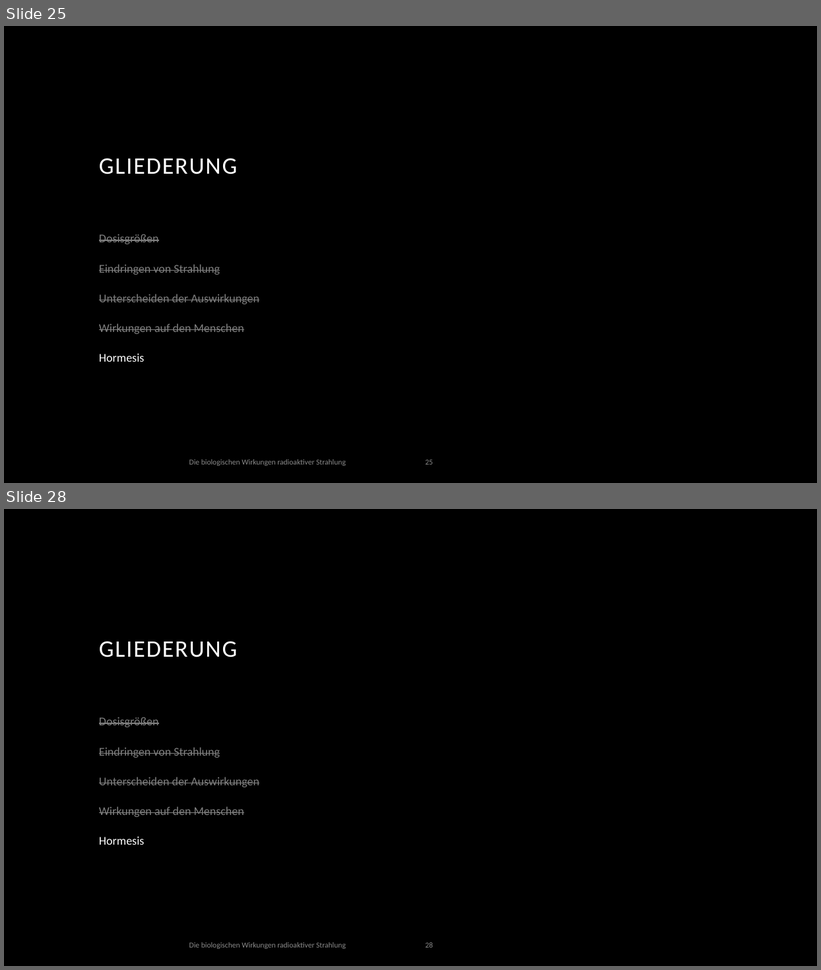
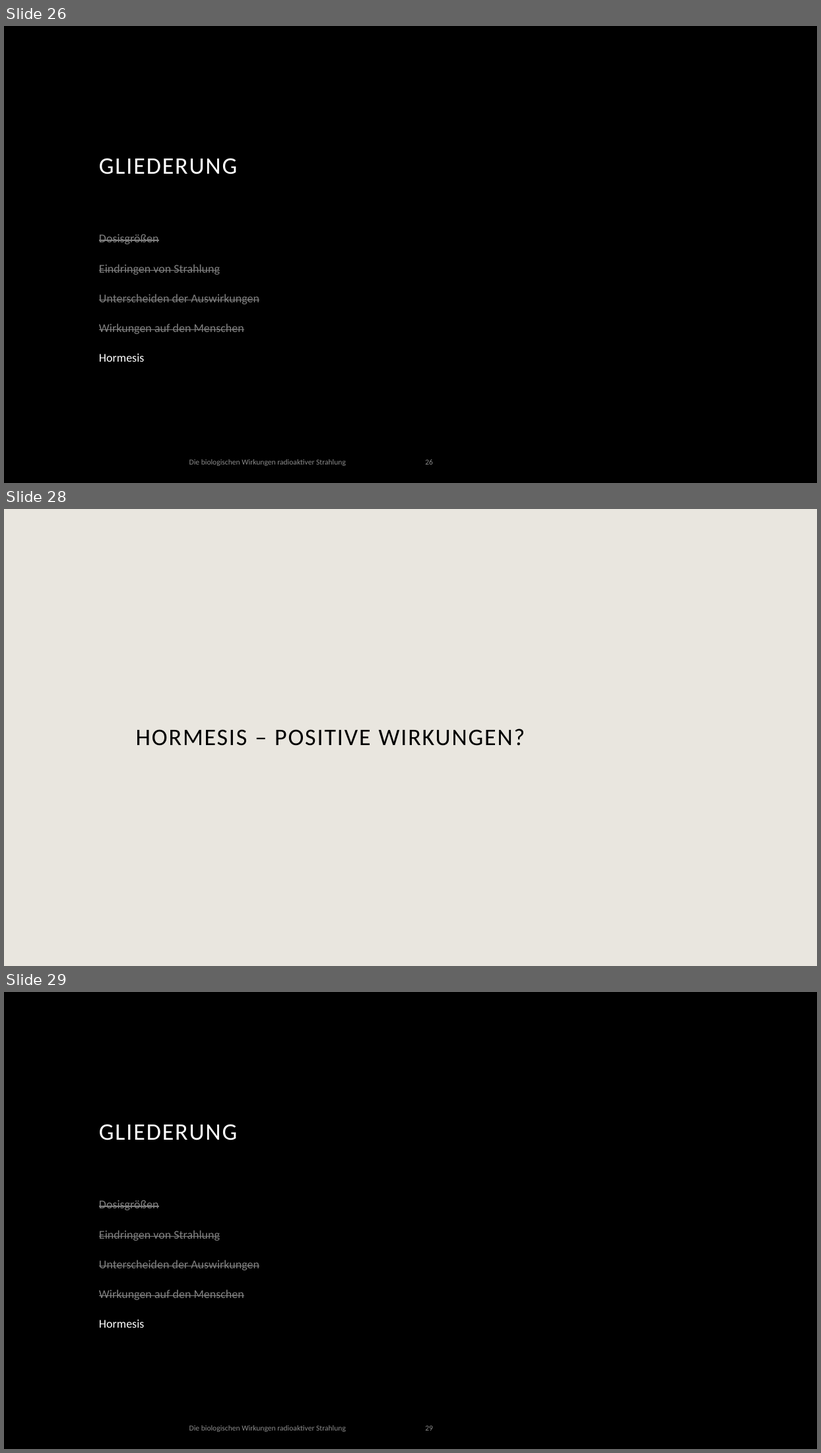
Before and after one commit to Scriptor25/Seminararbeit, a slide deck: Präsentation/Die biologischen Wirkungen radioaktiver Strahlung.pptx. Shown one above the other, each under a label of ours: slides 25 and 28 before the commit, slides 26, 28 and 29 after it; the slides between them are not shown. The pictures are 821x970 and 821x1453 pixels, drawn with LibreOffice and Linux fonts; fonts in the diff are those of the drawing; background and template pictures are left out. Boxes give left, top, right and bottom in pixels: in the first picture for what was removed or moved away, otherwise in the second. Text is boxed around its words. In the diff, an @@ line names an element or a change of style, - is before the commit and + after.

```diff
--- a/Präsentation/Die biologischen Wirkungen radioaktiver Strahlung.pptx
+++ b/Präsentation/Die biologischen Wirkungen radioaktiver Strahlung.pptx
@@ slide 28 added at (x1=4, y1=509, x2=817, y2=966), background #E9E6DF @@
@@ title added at (x1=136, y1=729, x2=525, y2=746), 28 pt, text #000000 @@
+HORMESIS – POSITIVE WIRKUNGEN?
@@ what was slide 25 is now slide 26 @@
@@ page number at (x1=425, y1=460, x2=433, y2=465): text changed @@
-25
+26
@@ what was slide 28 is now slide 29 @@
```
Also in this commit, not shown: 5 slides changed, 3 other slides added, 2 slides removed.
